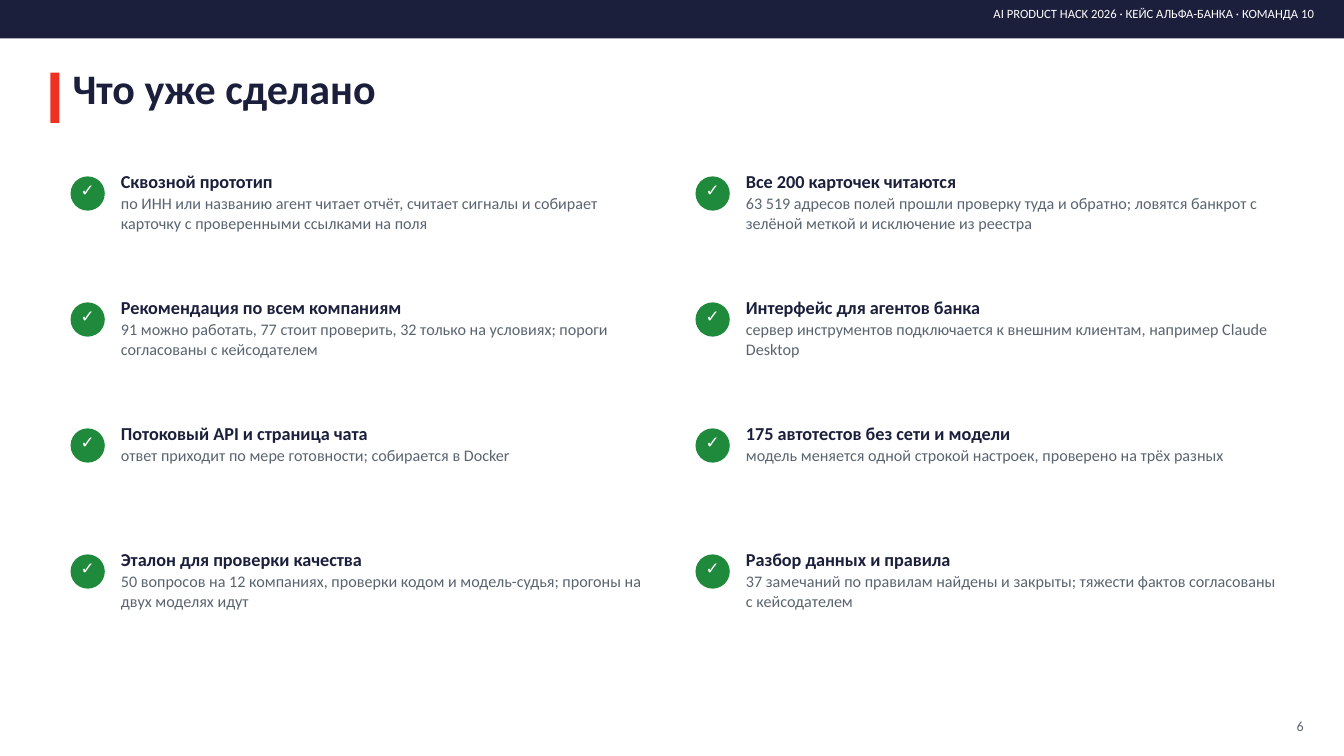
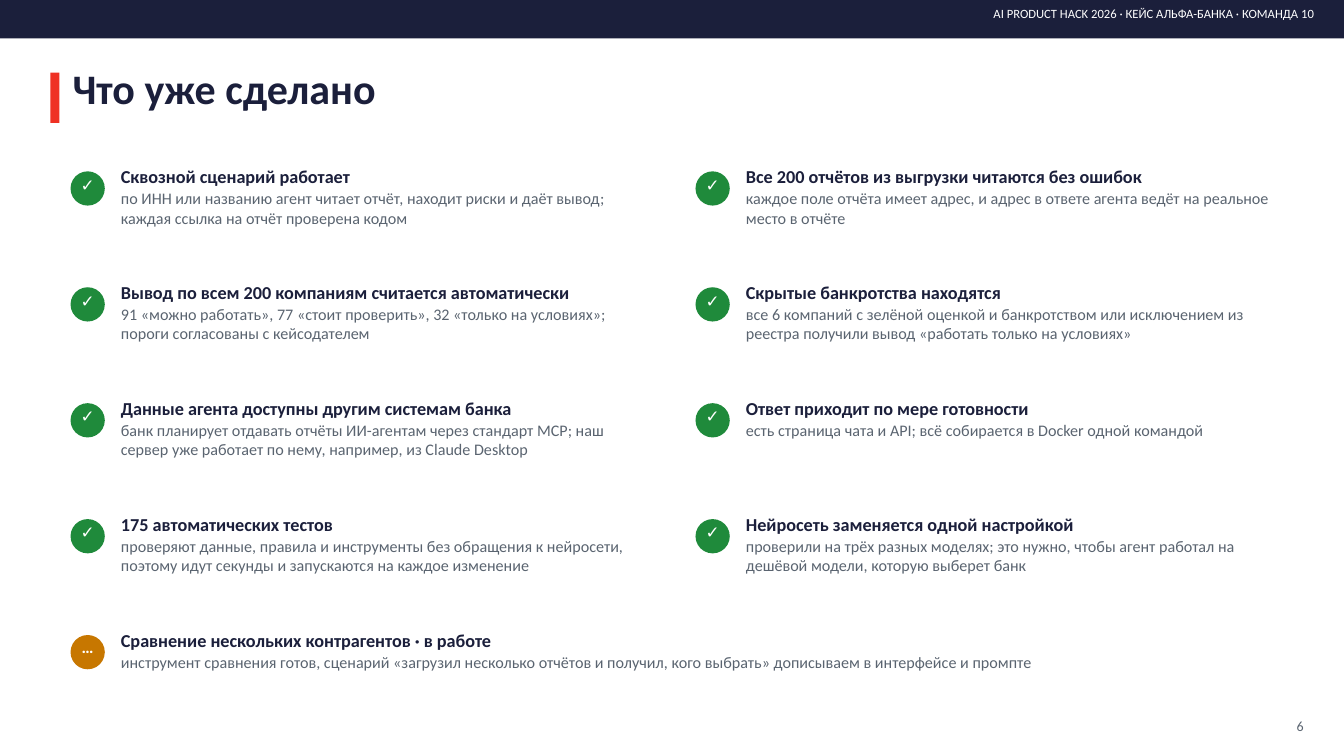
Before and after one commit to formalraindbow/contractor-agent, a slide deck: slide 6 of deliverables/interim/PRESENTATION_INTERIM.pptx. Drawn at 1344x756 pixels with LibreOffice and Linux fonts; fonts in the diff are those of the drawing. Boxes give left, top, right and bottom in pixels: in the first picture for what was removed or moved away, otherwise in the second. Text is boxed around its words. In the diff, an @@ line names an element or a change of style, - is before the commit and + after.

```diff
--- a/deliverables/interim/PRESENTATION_INTERIM.pptx
+++ b/deliverables/interim/PRESENTATION_INTERIM.pptx
@@ text at bbox=[121, 170, 604, 227]: text changed @@
-Сквозной прототип
-по ИНН или названию агент читает отчёт, считает сигналы и собирает карточку с проверенными ссылками на поля
+Сквозной сценарий работает
+по ИНН или названию агент читает отчёт, находит риски и даёт вывод; каждая ссылка на отчёт проверена кодом
@@ 2 ellipses, 2 texts: place and size @@
-2 ellipses, 2 texts at bbox=[71, 176, 730, 211]
+2 ellipses, 2 texts at bbox=[71, 171, 730, 206]
@@ text at bbox=[746, 170, 1268, 224]: text changed @@
-Все 200 карточек читаются
-63 519 адресов полей прошли проверку туда и обратно; ловятся банкрот с зелёной меткой и исключение из реестра
+Все 200 отчётов из выгрузки читаются без ошибок
+каждое поле отчёта имеет адрес, и адрес в ответе агента ведёт на реальное место в отчёте
@@ text at bbox=[121, 287, 605, 342]: text changed @@
-Рекомендация по всем компаниям
-91 можно работать, 77 стоит проверить, 32 только на условиях; пороги согласованы с кейсодателем
+Вывод по всем 200 компаниям считается автоматически
+91 «можно работать», 77 «стоит проверить», 32 «только на условиях»; пороги согласованы с кейсодателем
@@ 2 ellipses, 2 texts: place and size @@
-2 ellipses, 2 texts at bbox=[71, 302, 730, 337]
+2 ellipses, 2 texts at bbox=[71, 287, 730, 322]
@@ text at bbox=[746, 286, 1244, 342]: text changed @@
-Интерфейс для агентов банка
-сервер инструментов подключается к внешним клиентам, например Claude Desktop
+Скрытые банкротства находятся
+все 6 компаний с зелёной оценкой и банкротством или исключением из реестра получили вывод «работать только на условиях»
@@ text at bbox=[121, 402, 604, 458]: text changed @@
-Потоковый API и страница чата
-ответ приходит по мере готовности; собирается в Docker
+Данные агента доступны другим системам банка
+банк планирует отдавать отчёты ИИ-агентам через стандарт MCP; наш сервер уже работает по нему, например, из Claude Desktop
@@ 2 ellipses, 2 texts: place and size @@
-2 ellipses, 2 texts at bbox=[71, 429, 730, 463]
+2 ellipses, 2 texts at bbox=[71, 403, 730, 438]
@@ text at bbox=[746, 403, 1203, 439]: text changed @@
-175 автотестов без сети и модели
-модель меняется одной строкой настроек, проверено на трёх разных
+Ответ приходит по мере готовности
+есть страница чата и API; всё собирается в Docker одной командой
@@ text at bbox=[121, 519, 623, 574]: text changed @@
-Эталон для проверки качества
-50 вопросов на 12 компаниях, проверки кодом и модель-судья; прогоны на двух моделях идут
+175 автоматических тестов
+проверяют данные, правила и инструменты без обращения к нейросети, поэтому идут секунды и запускаются на каждое изменение
@@ 2 ellipses, 2 texts: place and size @@
-2 ellipses, 2 texts at bbox=[71, 555, 730, 589]
+2 ellipses, 2 texts at bbox=[71, 519, 730, 554]
@@ text at bbox=[746, 518, 1234, 574]: text changed @@
-Разбор данных и правила
-37 замечаний по правилам найдены и закрыты; тяжести фактов согласованы с кейсодателем
+Нейросеть заменяется одной настройкой
+проверили на трёх разных моделях; это нужно, чтобы агент работал на дешёвой модели, которую выберет банк
@@ ellipse added at bbox=[71, 635, 105, 669], fill #C77700 @@
@@ text added at bbox=[71, 635, 105, 665], 12 pt, text #FFFFFF, bold @@
+…
@@ text added at bbox=[121, 634, 1032, 671], 11.5 pt, text #5A6470 @@
+Сравнение нескольких контрагентов · в работе
+инструмент сравнения готов, сценарий «загрузил несколько отчётов и получил, кого выбрать» дописываем в интерфейсе и промпте
```
Also in this commit, not shown: 8 other slides changed, 1 slide added, 1 slide removed.
